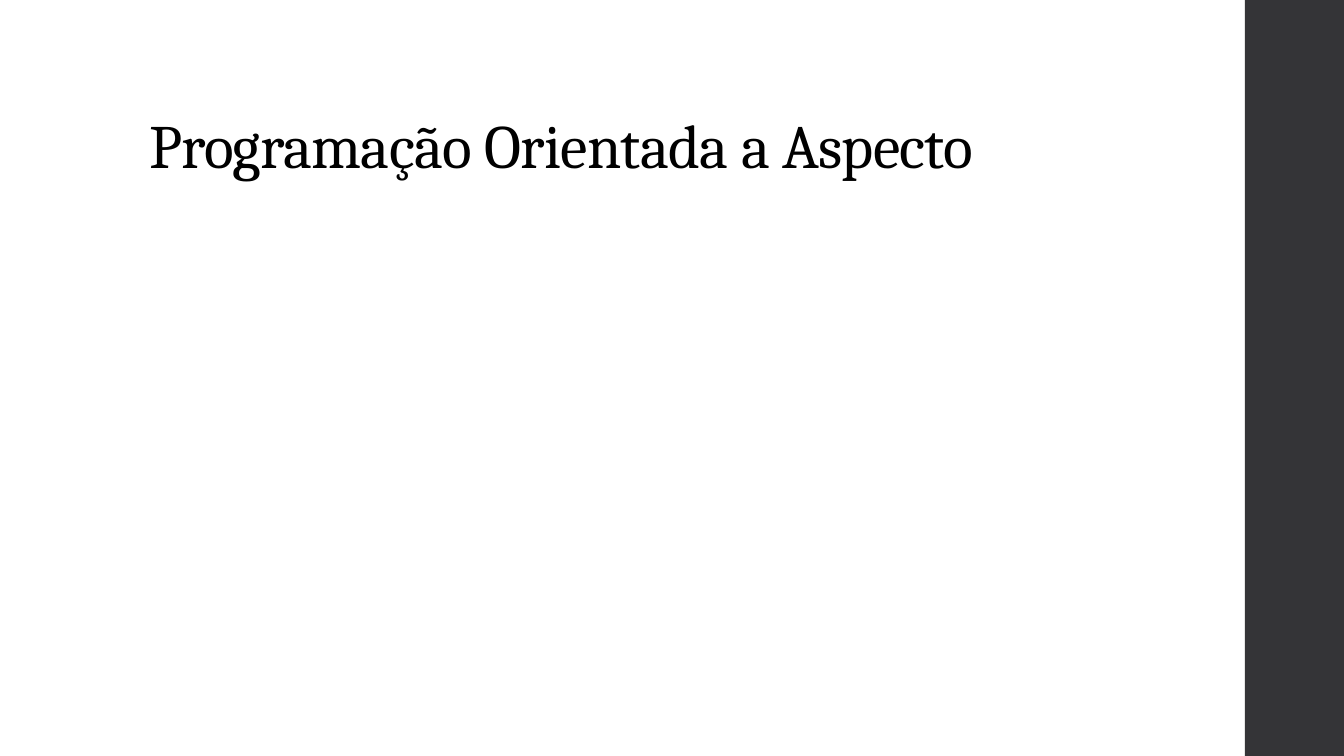
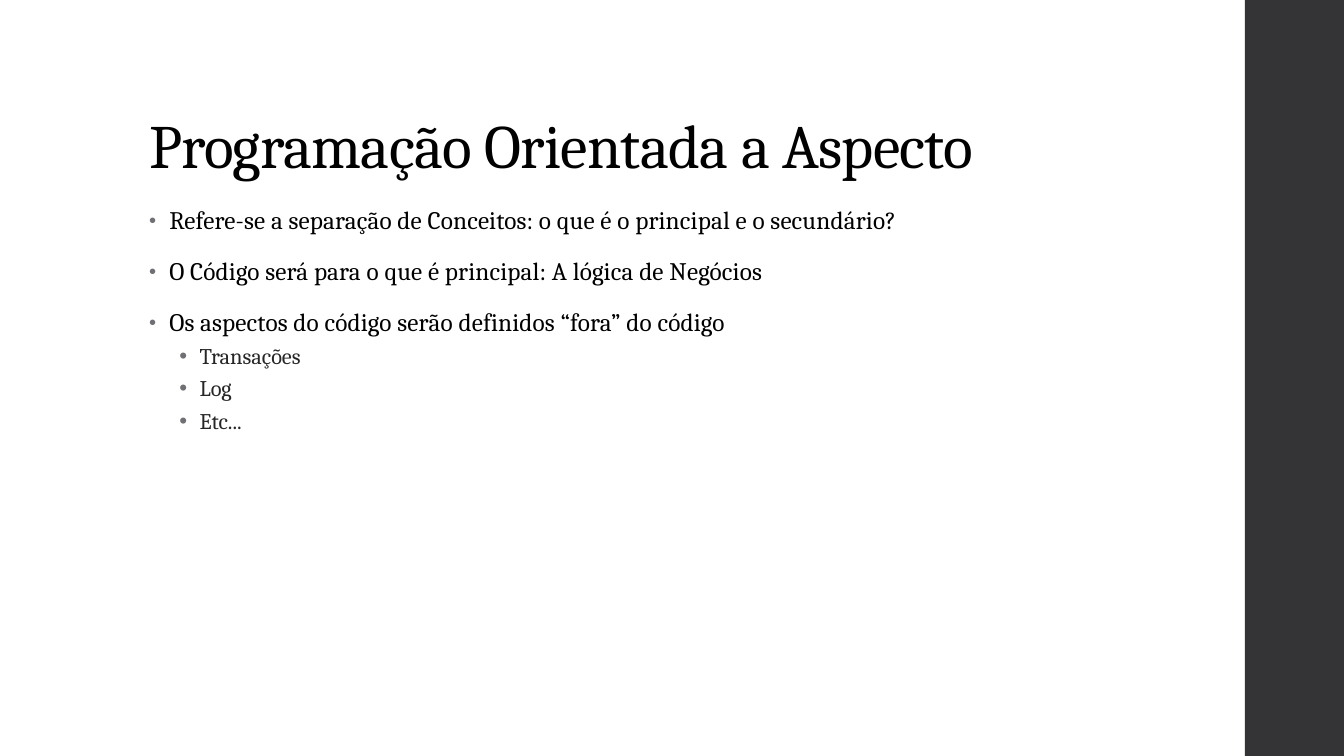
Before and after one commit to vepo/cdi-tutorial, a slide deck: slide 10 of resource/Java CDI.pptx. Drawn at 1344x756 pixels with LibreOffice and Linux fonts; fonts in the diff are those of the drawing. Boxes give left, top, right and bottom in pixels: in the first picture for what was removed or moved away, otherwise in the second. Text is boxed around its words. In the diff, an @@ line names an element or a change of style, - is before the commit and + after.

```diff
--- a/resource/Java CDI.pptx
+++ b/resource/Java CDI.pptx
@@ text added at bbox=[169, 211, 895, 430], 18 pt, text #000000 @@
+• Refere-se a separação de Conceitos: o que é o principal e o secundário?
+• O Código será para o que é principal: A lógica de Negócios
+• Os aspectos do código serão definidos “fora” do código
+  • Transações
+  • Log
+  • Etc...
```
Also in this commit, not shown: 5 other slides changed, 1 slide added, 31 other files.
